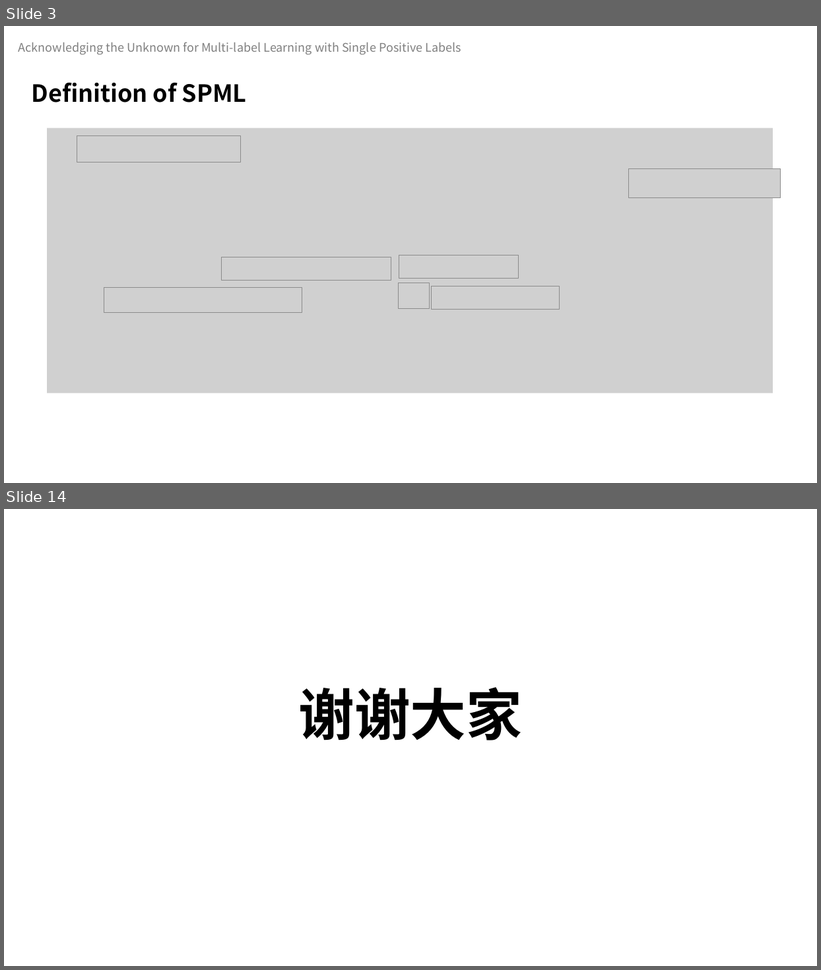
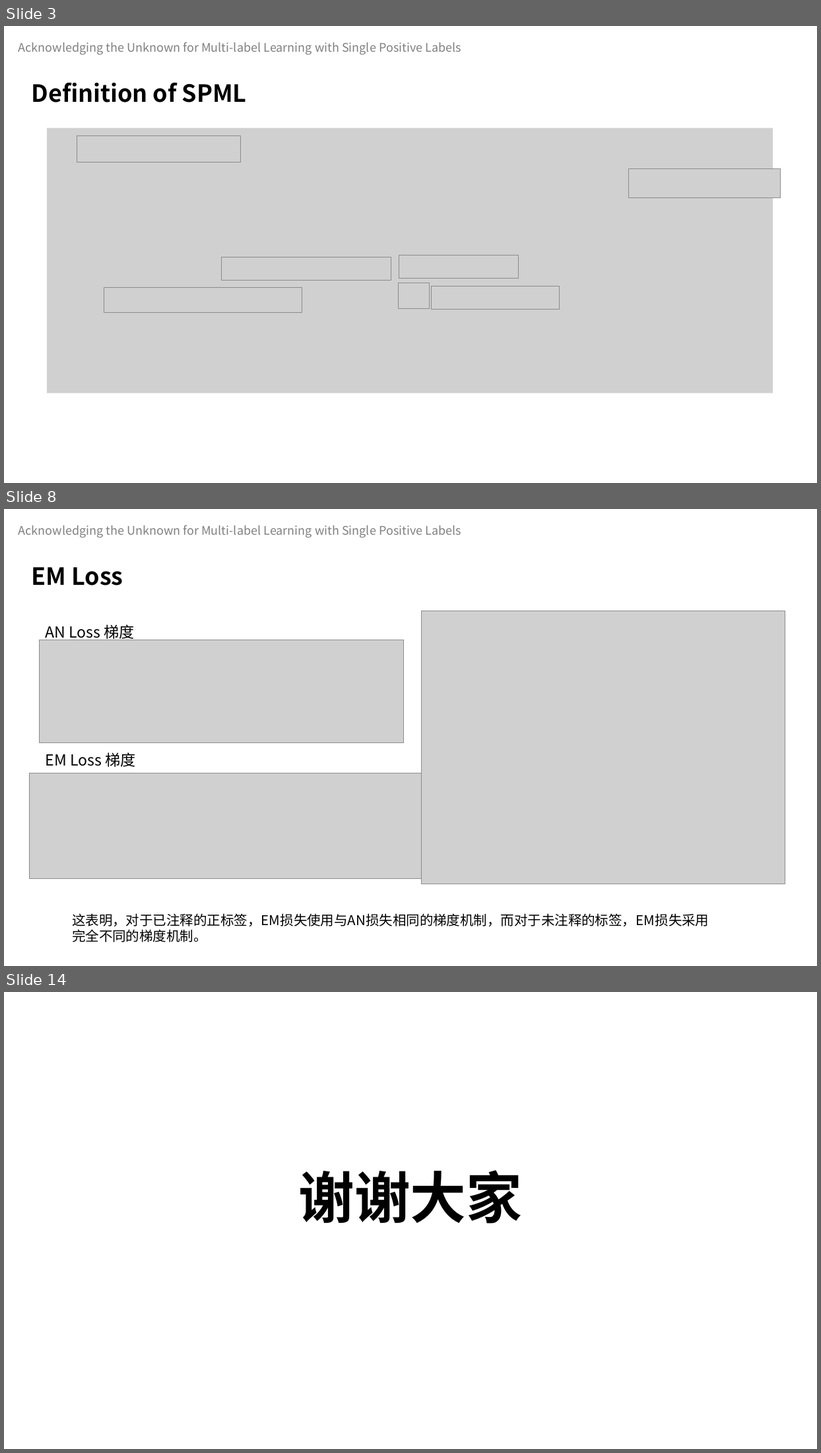
Before and after one commit to celeste-lingshi/Celeste, a slide deck: 汇报/23.4.28组会 项桂巳雨.pptx. Shown one above the other, each under a label of ours: slides 3 and 14 before the commit, slides 3, 8 and 14 after it; the slides between them are not shown. The pictures are 821x970 and 821x1453 pixels, drawn with LibreOffice and Linux fonts; fonts in the diff are those of the drawing; grey boxes stand for pictures. Boxes give left, top, right and bottom in pixels: in the first picture for what was removed or moved away, otherwise in the second. Text is boxed around its words. In the diff, an @@ line names an element or a change of style, - is before the commit and + after.

```diff
--- a/汇报/23.4.28组会 项桂巳雨.pptx
+++ b/汇报/23.4.28组会 项桂巳雨.pptx
@@ slide 8 added at box(4, 509, 817, 966), background #FFFFFF @@
@@ text added at box(19, 525, 461, 538), 14 pt, text #808080 @@
+Acknowledging the Unknown for Multi-label Learning with Single Positive Labels
@@ text added at box(32, 567, 123, 586), 28 pt, text #000000, bold @@
+EM Loss
@@ text added at box(46, 625, 135, 642), 18 pt, text #000000 @@
+AN Loss 梯度
@@ picture added at box(421, 611, 785, 884) @@
@@ picture added at box(40, 640, 403, 743) @@
@@ text added at box(46, 753, 135, 767), 18 pt, text #000000 @@
+EM Loss 梯度
@@ picture added at box(29, 773, 421, 879) @@
@@ text added at box(72, 914, 709, 943), 16 pt, text #000000 @@
+这表明，对于已注释的正标签，EM损失使用与AN损失相同的梯度机制，而对于未注释的标签，EM损失采用完全不同的梯度机制。
```
Also in this commit, not shown: 4 slides changed, 5 other slides added, 6 slides removed, 2 other files.
